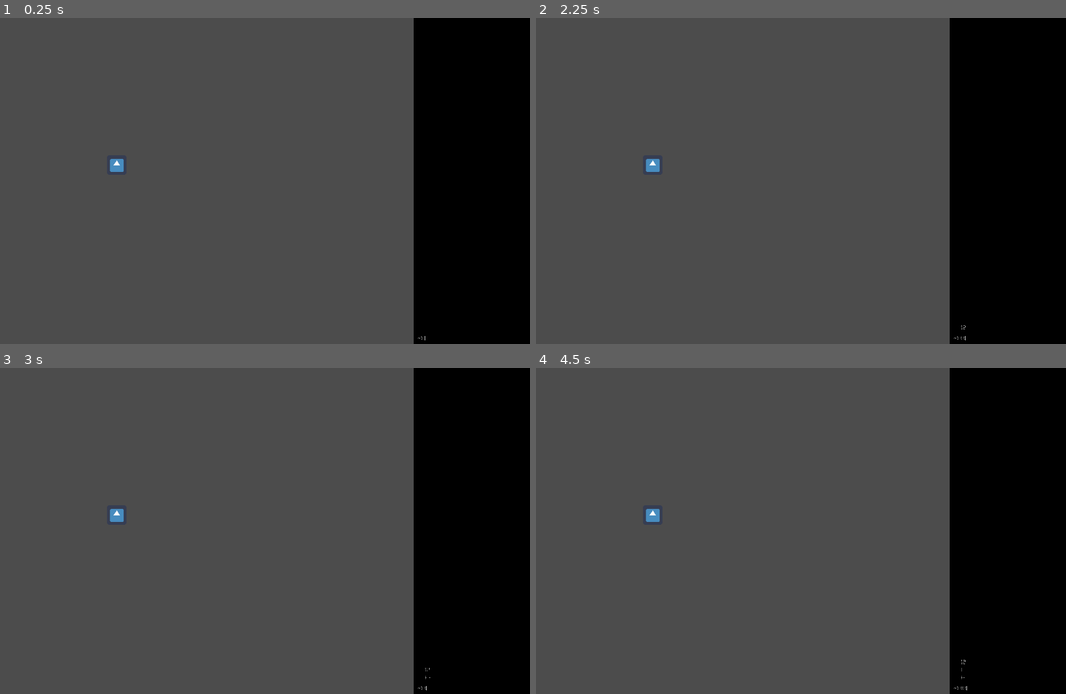
Above: before the commit, frames 1-4 (two rows, left to right).
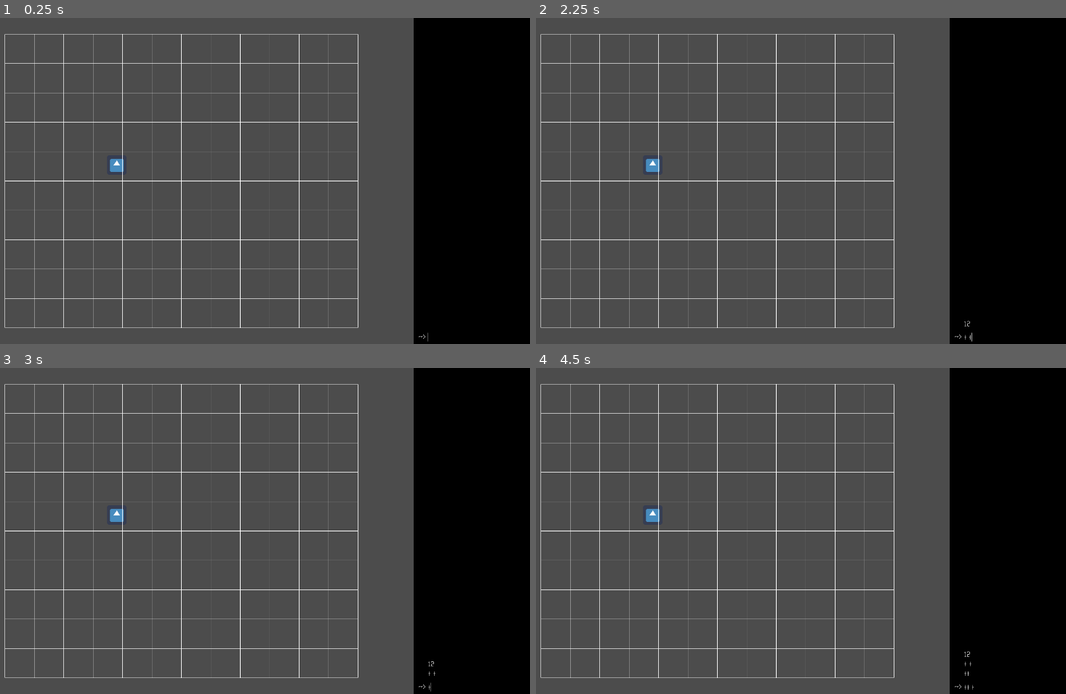
Above: after the commit, the same moments.

Repository: jwikiera/ggj23_root
Game: Godot game, scene res://test_scene.tscn
The game is run twice, just before and just after one commit, with the same random seed, the same clock (stepped at 60 frames per second) and the same inputs. This scene is started directly instead of the project's main scene. The engine's default icon, where the game draws it, is replaced by a stand-in: a white triangle on a blue panel in a dark square.
Inputs (mouse positions are in pixels of both pictures, inside the frame that each line leads up to):
- Up to frame 1 (0.25 s): no input
- Up to frame 2 (2.25 s): click (1018, 337) at 0.52 s; type "12" at 0.6 s; tap Enter at 1.25 s; hold Right (ui_right) 1.28-2.03 s; tap T at 1.35, 2.1 s; tap Space at 2 s; hold Down (console_down) from 2.03 s (still down)
- Up to frame 3 (3 s): tap Enter at 2.75 s; release Down (console_down) at 2.78 s; hold Right (ui_right) from 2.78 s (still down); tap T at 2.85 s
- Up to frame 4 (4.5 s): tap Space at 3.5 s; release Right (ui_right) at 3.53 s; hold Up (console_up) 3.53-4.28 s; tap T at 3.6, 4.35 s; tap Enter at 4.25 s; hold Left (ui_left) from 4.28 s (still down)

The runs differ from the first frame. In frame 1, 2.7% of the frame differs, in the area x 0-81%, y 4-100%; in frame 2, 2.7%; in frame 3, 2.7%; in frame 4, 2.7%, in the area x 0-83%, y 4-99%.

Commit message:
added scalable grid

Diff:
--- /dev/null
+++ b/godot_project/Fonts/calculator.tres
@@ -0,0 +1,7 @@
+[gd_resource type="DynamicFont" load_steps=2 format=2]
+
+[sub_resource type="DynamicFontData" id=1]
+font_path = "res://Fonts/Calculator.ttf"
+
+[resource]
+font_data = SubResource( 1 )
--- a/godot_project/GameTestBrandon.tscn
+++ b/godot_project/GameTestBrandon.tscn
@@ -3,7 +3,7 @@
 [ext_resource path="res://GameTestBrandon.gd" type="Script" id=1]
 [ext_resource path="res://Player/Player.tscn" type="PackedScene" id=2]
 [ext_resource path="res://Grid/Grid.tscn" type="PackedScene" id=3]
-[ext_resource path="res://Singletons/Singleton.gd" type="Script" id=4]
+[ext_resource path="res://Singletons/Globals.gd" type="Script" id=4]
 
 [node name="GameTestBrandon" type="Node2D"]
 script = ExtResource( 1 )
--- /dev/null
+++ b/godot_project/Grid/Cell.gd
@@ -0,0 +1,16 @@
+extends Node2D
+
+
+# Declare member variables here. Examples:
+# var a = 2
+# var b = "text"
+
+
+# Called when the node enters the scene tree for the first time.
+func _ready():
+	pass # Replace with function body.
+
+
+# Called every frame. 'delta' is the elapsed time since the previous frame.
+#func _process(delta):
+#	pass
--- /dev/null
+++ b/godot_project/Grid/Cell.tscn
@@ -0,0 +1,6 @@
+[gd_scene load_steps=2 format=2]
+
+[ext_resource path="res://Grid/Cell.gd" type="Script" id=1]
+
+[node name="Cell" type="Node2D"]
+script = ExtResource( 1 )
--- a/godot_project/Grid/Grid.gd
+++ b/godot_project/Grid/Grid.gd
@@ -1,11 +1,57 @@
 extends Node2D
 
-# Grid variables
+var _cell_scene
 
 func _ready():
-	pass
+	_cell_scene = load("res://Grid/Cell.tscn")
+	init_grid()
+	#print_grid_debug()
+
+func _draw():
+	draw_grid_lines()
+
+#func fill_grid(grid):
+
+func _process(delta):
+	update()
 
 
+func init_grid():
+	for i in range(Globals.grid_size_y):
+		Globals.grid.append([])
+		for j in range(Globals.grid_size_x):
+			var cell = _cell_scene.instance()
+			add_child(cell)
+			Globals.grid[i].append(cell)
 
+func print_grid_debug():
+	for i in range(Globals.grid_size_y):
+		for j in range(Globals.grid_size_x):
+			print(Globals.grid[i][j])
 
-#func fill_grid(grid):
+func draw_grid_lines():
+	var x_size: float = Globals.get_grid_x_cell_size()
+	var y_size: float = Globals.get_grid_y_cell_size()
+
+	var i: int = 0 # y
+	while i < Globals.grid_size_y + 1:
+		draw_line(
+			Vector2(Globals.get_grid_pos_x(), Globals.get_grid_pos_y() + i * y_size),
+			Vector2(Globals.get_grid_pos_x() + Globals.grid_size_x * x_size, Globals.get_grid_pos_y() + i * y_size),
+			Globals.COLORS['WHITE']
+		)
+		i += 1
+
+	var j: int = 0 # x
+	while j < Globals.grid_size_x + 1:
+		draw_line(
+			Vector2(Globals.get_grid_pos_x() + j * x_size, Globals.get_grid_pos_y()),
+			Vector2(Globals.get_grid_pos_x() + j * x_size, Globals.get_grid_pos_y() + Globals.grid_size_y * y_size),
+			Globals.COLORS['WHITE']
+		)
+		j += 1
+
+#	for i in range(Globals.grid_size_y):
+#		for j in range(Globals.grid_size_x):
+#			draw_line(Vector2(j * x_size, i * y_size), Vector2(Globals.grid_size_x * x_size, i * y_size))
+#			draw_line(Vector2(j * x_size, i * y_size), Vector2(j * x_size, Globals.grid_size_y *))
--- a/godot_project/Scripts/Console.gd
+++ b/godot_project/Scripts/Console.gd
@@ -1,7 +1,7 @@
 extends Node2D
 
 
-var console_width: float
+
 var console_x: float
 var input_node: LineEdit
 
@@ -11,24 +11,19 @@
 
 # Called when the node enters the scene tree for the first time.
 func _ready():
-	var test : int = 0
-	var a = 'a'
-	var b = 'b'
-	print("%d" % Util.randint(0, 100))
-	print("%d" % Util.randint(0, 100))
-	print("%d" % Util.randint(0, 100))
-	print("%d" % Util.randint(0, 100))
 	command_history_index = 0
-	console_width = get_viewport().size.x / 100 * Singleton.console_width
-	console_x = get_viewport().size.x - console_width
-	print("console ready (width %d)" % Singleton.console_width)
+	console_x = get_viewport().size.x - Globals.get_console_width()
+	print("console ready (width %d)" % Globals.get_console_width())
 	input_node = get_node("Input")
 	input_node.grab_focus()
 	input_node.set_position(
 		Vector2(console_x + invite_len(),
-		get_viewport().size.y - input_node.rect_size.y - 7
+		get_viewport().size.y - input_node.rect_size.y - 13
 		))
-	input_node.rect_size.x = console_width
+	input_node.rect_size.x = Globals.get_console_width()
+	var font = input_node.get_font("Calculator")
+	font.size = 25 #Globals.console_font_size
+	input_node.add_font_override("string_name", font)
 
 
 # Called every frame. 'delta' is the elapsed time since the previous frame.
@@ -62,9 +57,9 @@
 	var console_rect = Rect2(
 		console_x,
 		0,
-		console_width,
+		Globals.get_console_width(),
 		get_viewport().size.y)
-	draw_rect(console_rect, Singleton.console_color)
+	draw_rect(console_rect, Globals.console_color)
 	draw_console_history()
 	draw_invite()
 	#print("we are drawing lol")
@@ -98,28 +93,28 @@
 		command_history.append(new_text)
 
 func get_color(command: String) -> Color:
-	for key in Singleton.COLORS.keys():
+	for key in Globals.COLORS.keys():
 		if command.begins_with(key + ':'):
-			return Singleton.COLORS[key]
+			return Globals.COLORS[key]
 	return Color(1, 1, 1)
 
 func get_text(command: String) -> String:
-	for key in Singleton.COLORS.keys():
+	for key in Globals.COLORS.keys():
 		if command.begins_with(key + ':'):
 			return command.substr(len(key) + 1)
 	return command
 
 
 func draw_console_history():
-	var command_height: float = get_viewport().size.y - input_node.rect_size.y - Singleton.console_font.get_height()
+	var command_height: float = get_viewport().size.y - input_node.rect_size.y - Globals.console_font.get_height()
 	for i in range(len(command_history)):
 		var command: String = command_history[len(command_history) - 1 - i]
-		draw_string(Singleton.console_font, Vector2(console_x + invite_len(), command_height), get_text(command), get_color(command))
-		command_height -= (Singleton.console_font.get_height() + 2)
+		draw_string(Globals.console_font, Vector2(console_x + invite_len(), command_height), get_text(command), get_color(command))
+		command_height -= (Globals.console_font.get_height() + 2)
 
 
 func invite_len() -> float:
-	return Singleton.console_font.get_string_size(Singleton.invite_text).x
+	return Globals.console_font.get_string_size(Globals.invite_text).x
 
 func draw_invite():
-	draw_string(Singleton.console_font, Vector2(console_x, get_viewport().size.y - Singleton.console_font.get_height() / 2), Singleton.invite_text)
+	draw_string(Globals.console_font, Vector2(console_x, get_viewport().size.y - Globals.console_font.get_height() / 2), Globals.invite_text)
--- a/godot_project/Scripts/Util.gd
+++ b/godot_project/Scripts/Util.gd
@@ -11,5 +11,10 @@
 
 
 func randint(min_: int, max_: int) -> int:
-	var randfloat = Singleton.noise.get_noise_2d(min_, max_)
+	var noise = OpenSimplexNoise.new()
+	noise.seed = str_to_int(Globals.seed_)
+	noise.octaves = 5
+	noise.period = 0.5
+	noise.persistence = 0.8
+	var randfloat = noise.get_noise_1d(1)
 	return int(randfloat * max_ + 1)
--- /dev/null
+++ b/godot_project/Singletons/Globals.gd
@@ -0,0 +1,78 @@
+extends Node2D
+
+
+var _console_width: float = 20 #(percentage)
+var console_color: Color = Color(0, 0, 0)
+var console_font: DynamicFont
+var console_font_size = 26
+var invite_text = '  ~> '
+var seed_ = 'ibib3fi3b'
+
+var grid = []
+var grid_size_x = 12
+var grid_size_y = 10
+var _grid_margin = 10
+
+
+var COLORS = {
+	"RED": Color(1, 0, 0),
+	"GREEN": Color(0, 1, 0),
+	"YELLOW": Color(1, 1, 0),
+	"WHITE": Color(1, 1, 1)
+}
+
+
+func _ready():
+	console_font = DynamicFont.new()
+	console_font.font_data = load("res://Fonts/Calculator.ttf")
+	console_font.size = console_font_size
+	#print(console_font.size)
+
+func get_console_width() -> float:
+	return get_viewport().size.x / 100 * Globals._console_width
+
+func get_x_grid_margin():
+	return (get_viewport().size.x - get_console_width()) / 100 * _grid_margin
+
+func get_y_grid_margin():
+	return get_viewport().size.y / 100 * _grid_margin
+
+func get_grid_pos_x():
+	var rx = (get_viewport().size.x - get_console_width() - get_x_grid_margin()) / grid_size_x
+	var ry = (get_viewport().size.y - get_y_grid_margin()) / grid_size_y
+	if rx < ry:
+		ry = rx
+	else:
+		rx = ry
+
+	var total_x_len = rx * grid_size_x
+	return (get_viewport().size.x - get_console_width() - total_x_len) / 2
+
+func get_grid_pos_y():
+	var rx = (get_viewport().size.x - get_console_width() - get_x_grid_margin()) / grid_size_x
+	var ry = (get_viewport().size.y - get_y_grid_margin()) / grid_size_y
+	if rx < ry:
+		ry = rx
+	else:
+		rx = ry
+
+	var total_y_len = ry * grid_size_y
+	return (get_viewport().size.y - total_y_len) / 2
+
+func get_grid_x_cell_size():
+	var rx = (get_viewport().size.x - get_console_width() - get_x_grid_margin()) / grid_size_x
+	var ry = (get_viewport().size.y - get_y_grid_margin()) / grid_size_y
+	if rx < ry:
+		ry = rx
+	else:
+		rx = ry
+	return rx
+
+func get_grid_y_cell_size():
+	var rx = (get_viewport().size.x - get_console_width() - get_x_grid_margin()) / grid_size_x
+	var ry = (get_viewport().size.y - get_y_grid_margin()) / grid_size_y
+	if rx < ry:
+		ry = rx
+	else:
+		rx = ry
+	return ry
--- a/godot_project/Singletons/Singleton.tscn
+++ b/godot_project/Singletons/Globals.tscn
@@ -1,6 +1,6 @@
 [gd_scene load_steps=2 format=2]
 
-[ext_resource path="res://Singletons/Singleton.gd" type="Script" id=1]
+[ext_resource path="res://Singletons/Globals.gd" type="Script" id=1]
 
 [node name="Singleton" type="Node2D"]
 script = ExtResource( 1 )
--- a/godot_project/Singletons/Singleton.gd
+++ /dev/null
@@ -1,27 +0,0 @@
-extends Node2D
-
-
-var console_width: float = 20 #(percentage)
-var console_color: Color = Color(0, 0, 0)
-var console_font: DynamicFont
-var invite_text = '  ~> '
-var seed_ = 'ibib3fi3b'
-var noise
-
-var COLORS = {
-	"RED": Color(1, 0, 0),
-	"GREEN": Color(0, 1, 0),
-	"YELLOW": Color(1, 1, 0)
-}
-
-
-func _ready():
-	console_font = DynamicFont.new()
-	console_font.font_data = load("res://Fonts/Calculator.ttf")
-	console_font.size = 20
-	noise = OpenSimplexNoise.new()
-	noise.seed = Util.str_to_int(seed_)
-	Singleton.noise.octaves = 5
-	Singleton.noise.period = 0.5
-	Singleton.noise.persistence = 0.8
-	#print(console_font.size)
--- a/godot_project/Themes/console_input_theme.tres
+++ b/godot_project/Themes/console_input_theme.tres
@@ -1,4 +1,6 @@
-[gd_resource type="Theme" load_steps=4 format=2]
+[gd_resource type="Theme" load_steps=5 format=2]
+
+[ext_resource path="res://Fonts/calculator.tres" type="DynamicFont" id=1]
 
 [sub_resource type="StyleBoxEmpty" id=1]
 
@@ -7,6 +9,7 @@
 [sub_resource type="StyleBoxEmpty" id=3]
 
 [resource]
+default_font = ExtResource( 1 )
 LineEdit/colors/clear_button_color = Color( 0, 0, 0, 1 )
 LineEdit/colors/clear_button_color_pressed = Color( 0, 0, 0, 1 )
 LineEdit/colors/cursor_color = Color( 1, 1, 1, 1 )
@@ -15,7 +18,7 @@
 LineEdit/colors/font_color_uneditable = Color( 0, 0, 0, 1 )
 LineEdit/colors/selection_color = Color( 0, 0, 0, 1 )
 LineEdit/constants/minimum_spaces = 0
-LineEdit/fonts/font = null
+LineEdit/fonts/font = ExtResource( 1 )
 LineEdit/icons/clear = null
 LineEdit/styles/focus = SubResource( 1 )
 LineEdit/styles/normal = SubResource( 2 )
--- a/godot_project/project.godot
+++ b/godot_project/project.godot
@@ -56,7 +56,7 @@
 
 [autoload]
 
-Singleton="*res://Singletons/Singleton.tscn"
+Globals="*res://Singletons/Globals.tscn"
 Commands="*res://Scripts/Commands.gd"
 Util="*res://Scripts/Util.gd"
 
--- a/godot_project/test_scene.tscn
+++ b/godot_project/test_scene.tscn
@@ -1,7 +1,8 @@
-[gd_scene load_steps=3 format=2]
+[gd_scene load_steps=4 format=2]
 
 [ext_resource path="res://Scenes/Console.tscn" type="PackedScene" id=1]
 [ext_resource path="res://Player/Player.tscn" type="PackedScene" id=2]
+[ext_resource path="res://Grid/Grid.tscn" type="PackedScene" id=3]
 
 [node name="TestScene" type="Node2D"]
 
@@ -9,3 +10,5 @@
 
 [node name="Player" parent="Console" instance=ExtResource( 2 )]
 position = Vector2( 554, 487 )
+
+[node name="Grid" parent="Console" instance=ExtResource( 3 )]
